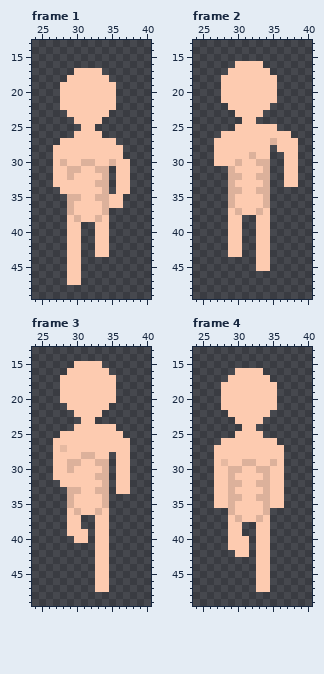
File history of a pixel-art file, The Fallen Guardian/Assets/Art/Characters/Player/Move/Player_Move_Down.aseprite. Above is the file before it was changed.
64x64 pixels, 8 frames. Shown: frame 1: x 24..40, y 13..49; frame 2: x 24..40, y 13..49; frame 3: x 24..40, y 13..49; frame 4: x 24..40, y 13..49. The commit also changed other frames, which this record leaves out.
The result:
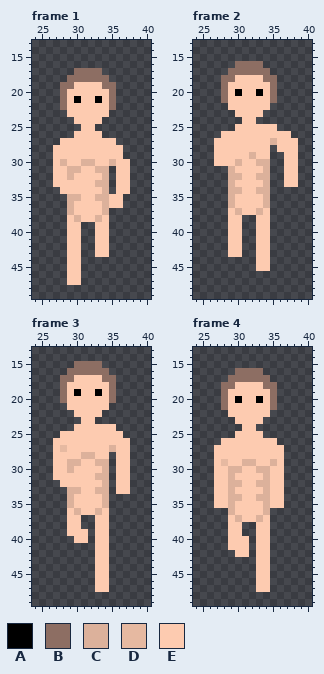
Palette (. is transparent): A #000000  B #8d6e63  C #dcb19b  D #e6b9a1  E #fdcbb0
Commit message: Added Player Sword Attack Animations
Difference:
layer "Eyes/Eyes 0" now shown
layer "Hair/Hair 1" now shown
Frame 1, layers "Hair/Hair 1", "Eyes/Eyes 0":
y 17: x 30..33 EEEE -> BBBB
y 18: x 29..34 EEEEEE -> BBBBBB
y 19: x 28..29 EE -> BB; x 34..35 EE -> BB
y 20: x 28 E -> B; x 35 E -> B
y 21: x 28 E -> B; x 30 E -> A; x 33 E -> A; x 35 E -> B
y 22: x 28 E -> B; x 35 E -> B
Frame 2, layers "Hair/Hair 1", "Eyes/Eyes 0":
y 16: x 30..33 EEEE -> BBBB
y 17: x 29..34 EEEEEE -> BBBBBB
y 18: x 28..29 EE -> BB; x 34..35 EE -> BB
y 19: x 28 E -> B; x 35 E -> B
y 20: x 28 E -> B; x 30 E -> A; x 33 E -> A; x 35 E -> B
y 21: x 28 E -> B; x 35 E -> B
Frame 3, layers "Hair/Hair 1", "Eyes/Eyes 0", "Body Parts/Left Arm":
y 15: x 30..33 EEEE -> BBBB
y 16: x 29..34 EEEEEE -> BBBBBB
y 17: x 28..29 EE -> BB; x 34..35 EE -> BB
y 18: x 28 E -> B; x 35 E -> B
y 19: x 28 E -> B; x 30 E -> A; x 33 E -> A; x 35 E -> B
y 20: x 28 E -> B; x 35 E -> B
y 27: x 35 E -> C
Frame 4, layers "Hair/Hair 1", "Eyes/Eyes 0": the same change as frame 2
Changed places in both pictures, as pixel boxes (x1, y1, x2, y2):
changed: (60, 68, 116, 110)
changed: (221, 61, 277, 103)
changed: (60, 361, 116, 403)
changed: (109, 445, 116, 452)
changed: (221, 368, 277, 410)
